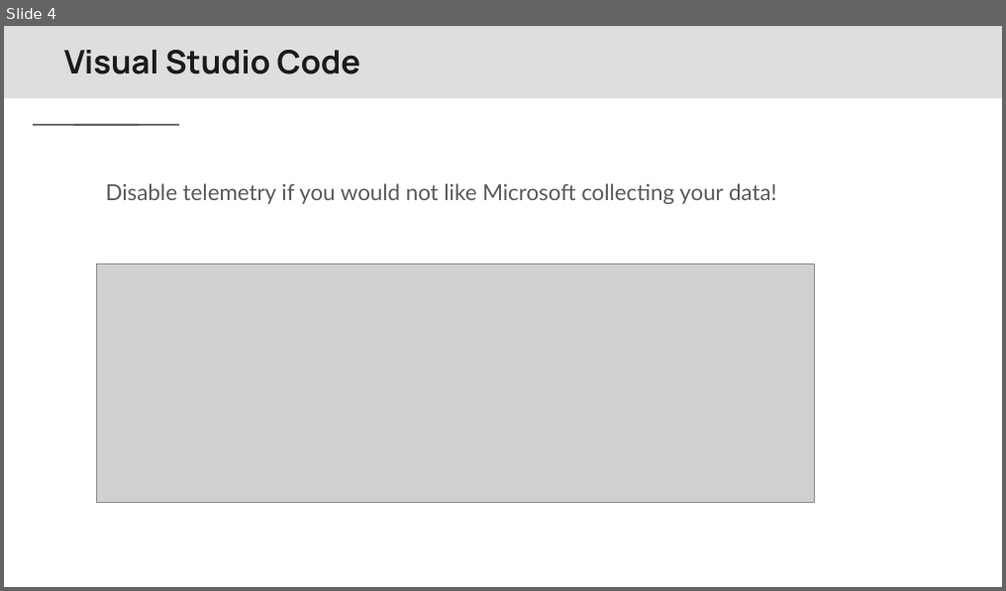
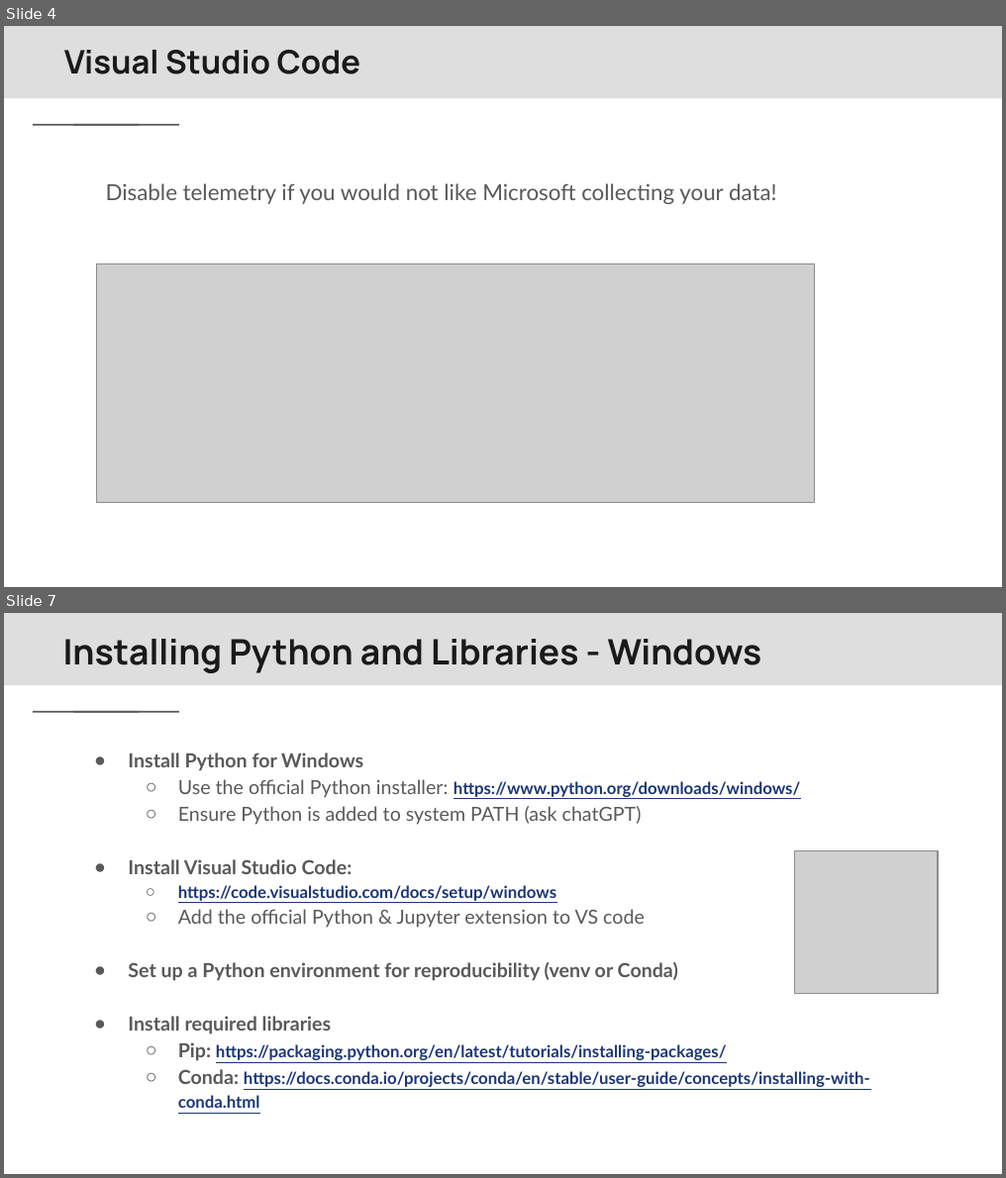
Before and after one commit to Center-for-Health-Data-Science/PythonTsunami, a slide deck: slides/Python Tsunami Local Installations vs code.pptx. Shown one above the other, each under a label of ours: slide 4 before the commit, slides 4 and 7 after it; the slides between them are not shown. The pictures are 1006x591 and 1006x1178 pixels, drawn with LibreOffice and Linux fonts; fonts in the diff are those of the drawing; grey boxes stand for pictures; background and template pictures are left out. Boxes give left, top, right and bottom in pixels: in the first picture for what was removed or moved away, otherwise in the second. Text is boxed around its words. In the diff, an @@ line names an element or a change of style, - is before the commit and + after.

Commit message:
installation slides update

```diff
--- a/slides/Python Tsunami Local Installations vs code.pptx
+++ b/slides/Python Tsunami Local Installations vs code.pptx
@@ slide 7 added at <box>4,613,1002,1174</box>, background #FFFFFF; not listed: 3 template elements that a slide beside it also shows @@
@@ text added at <box>63,639,762,673</box>, 25.4 pt, text #1A1A1A, bold @@
+Installing Python and Libraries - Windows
@@ text added at <box>128,753,870,1108</box>, 14 pt, text #595959, bold @@
+● Install Python for Windows
+  ○ Use the official Python installer: https://www.python.org/downloads/windows/
+  ○ Ensure Python is added to system PATH (ask chatGPT)
+● Install Visual Studio Code:
+  ○ https://code.visualstudio.com/docs/setup/windows
+  ○ Add the official Python & Jupyter extension to VS code
+● Set up a Python environment for reproducibility (venv or Conda)
+● Install required libraries
+  ○ Pip: https://packaging.python.org/en/latest/tutorials/installing-packages/
+  ○ Conda: https://docs.conda.io/projects/conda/en/stable/user-guide/concepts/installing-with-conda.html
@@ picture added at <box>795,852,938,994</box> @@
```
Also in this commit, not shown: 9 slides changed, 3 other slides added, 1 other file.
